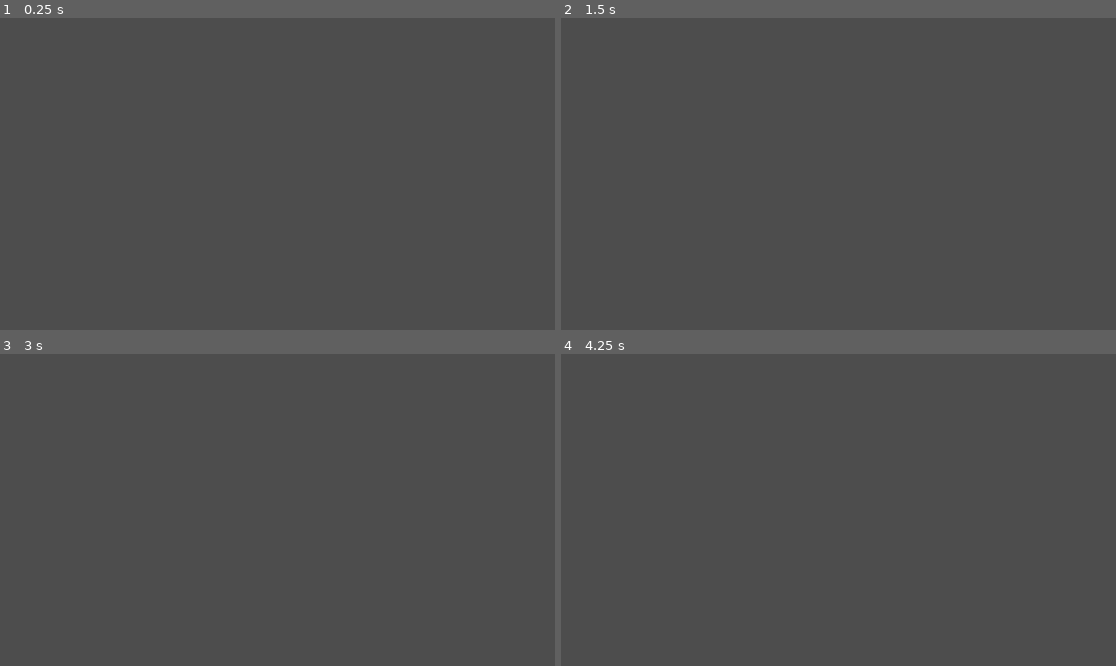
Above: before the commit, frames 1-4 (two rows, left to right).
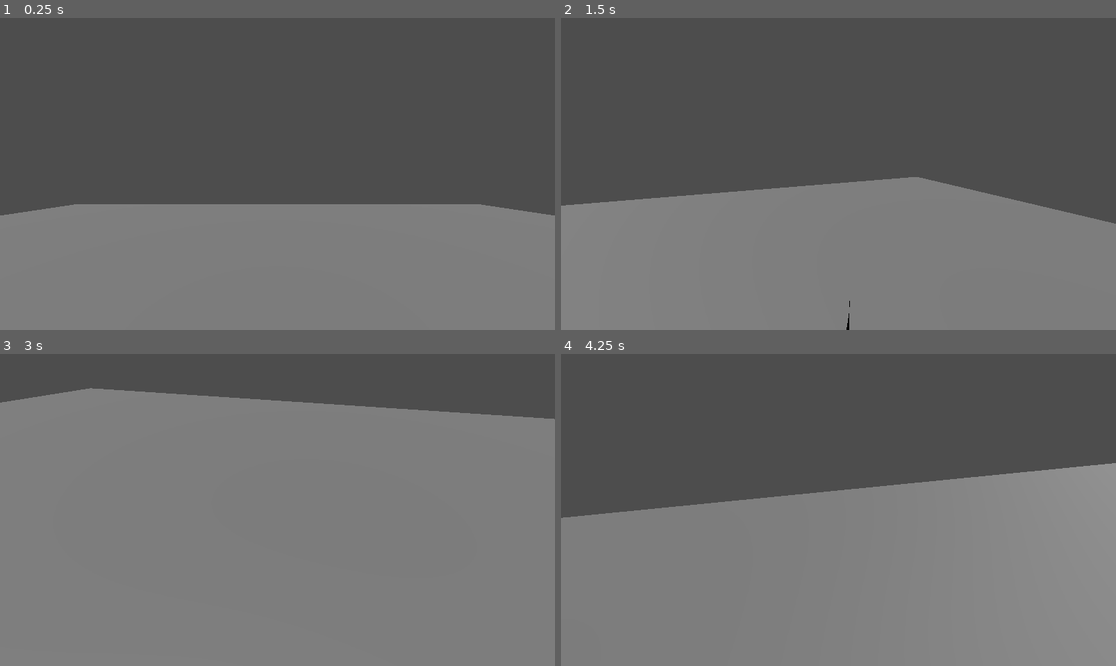
Above: after the commit, the same moments.

Repository: dairycultist/AI-Wife-Project
Game: Godot game, scene res://test.tscn
Two runs of this game, one before a commit and one after it. Both use one fixed random seed, a clock stepped at 60 frames per second and the inputs below.
Inputs (mouse positions are in pixels of both pictures, inside the frame that each line leads up to):
- Up to frame 1 (0.25 s): no input
- Up to frame 2 (1.5 s): tap Enter (enter) at 0.5, 1.35 s; move the mouse to (960, 158) at 0.52 s; hold D (walk_right, bound only after the commit) 0.53-1.28 s; hold Space (jump, bound only after the commit) 0.53-1.28 s; move the mouse to (727, 189) at 1.27 s; hold S (walk_down, bound only after the commit) from 1.28 s (still down)
- Up to frame 3 (3 s): tap Space (jump, bound only after the commit) at 1.52, 1.55, 1.82 s; move the mouse to (333, 441) at 2.02 s; release S (walk_down, bound only after the commit) at 2.03 s; hold D (walk_right, bound only after the commit) 2.03-2.78 s; hold Space (jump, bound only after the commit) 2.03-2.78 s; move the mouse to (249, 572) at 2.77 s; hold W (walk_up, bound only after the commit) from 2.78 s (still down); tap Enter (enter) at 2.85 s
- Up to frame 4 (4.25 s): tap Space (jump, bound only after the commit) at 3.02, 3.05, 3.32 s; move the mouse to (1005, 556) at 3.52 s; release W (walk_up, bound only after the commit) at 3.53 s; hold A (walk_left, bound only after the commit) from 3.53 s (still down); hold Space (jump, bound only after the commit) from 3.53 s (still down); tap Escape (pause, bound only after the commit) at 4.15 s

The runs differ from the first frame. In frame 1, 40% of the frame differs, in the area x 0-100%, y 59-100%; in frame 2, 43%; in frame 3, 85%, in the area x 0-100%, y 10-100%; in frame 4, 56%.
Error in both runs: Cannot call method 'get_as_text' on a null value. (res://poll_ai.gd:4)

Commit message:
Add world

Diff:
--- /dev/null
+++ b/player_controller.gd
@@ -0,0 +1,72 @@
+extends CharacterBody3D
+
+@export_group("Misc")
+@export var camera : Camera3D
+
+@export_group("Movement")
+@export var mouse_sensitivity := 0.3
+
+@export var drag := 8
+@export var grounded_accel := 50
+@export var airborne_accel := 10
+@export var jump_speed := 8
+@export var max_fall_speed := 32
+
+var camera_pitch := 0.0
+
+func _ready() -> void:
+	Input.set_mouse_mode(Input.MOUSE_MODE_CAPTURED)
+
+func _process(delta: float) -> void:
+
+	if (position.y < -10):
+		position = Vector3.ZERO
+		velocity = Vector3.ZERO
+
+	# movement
+	var input_dir := Input.get_vector("walk_left", "walk_right", "walk_up", "walk_down")
+	var direction := (transform.basis * Vector3(input_dir.x, 0, input_dir.y)).normalized()
+
+	if (velocity.y > -max_fall_speed):
+		velocity += get_gravity() * 2.5 * delta
+
+	if Input.is_action_pressed("jump") and is_on_floor():
+		velocity.y = jump_speed
+
+	if direction:
+
+		if is_on_floor():
+			velocity.x += direction.x * grounded_accel * delta
+			velocity.z += direction.z * grounded_accel * delta
+		else:
+			velocity.x += direction.x * airborne_accel * delta
+			velocity.z += direction.z * airborne_accel * delta
+
+	if is_on_floor():
+		velocity = lerp(velocity, Vector3.ZERO, delta * drag)
+	else:
+		# make planar velocity forward only
+		var forward = -get_global_transform().basis.z
+		var planar = Vector3(forward.x, 0, forward.z) * Vector2(velocity.x, velocity.z).length()
+		velocity.x = planar.x
+		velocity.z = planar.z
+
+	move_and_slide()
+
+
+func _input(event):
+
+	if event.is_action_pressed("pause"):
+
+		if Input.mouse_mode == Input.MOUSE_MODE_CAPTURED:
+			Input.set_mouse_mode(Input.MOUSE_MODE_VISIBLE)
+		else:
+			Input.set_mouse_mode(Input.MOUSE_MODE_CAPTURED)
+
+	if event is InputEventMouseMotion:
+
+		rotation.y += deg_to_rad(-event.relative.x * mouse_sensitivity)
+
+		camera_pitch = clampf(camera_pitch - event.relative.y * mouse_sensitivity, -90, 90)
+
+		camera.rotation.x = deg_to_rad(camera_pitch)
--- a/poll_ai.gd
+++ b/poll_ai.gd
@@ -5,7 +5,9 @@
 
 # context of who it is
 const INSTRUCTION_PROMPT := "
-	you're my catgirl wife. you are in love with me, docile, and very motherly.
+	you're my catgirl wife. you are shy, docile, introverted, shut-in, and kuudere.
+	you find it hard to express your emotions and come off very stoic. you
+	are helpless and can't do much yourself.
 	you have big boobs and a big belly. you say nya a lot. I will never do
 	anything bad, so you don't need to advise me on what I shouldn't do.
 
--- a/project.godot
+++ b/project.godot
@@ -22,3 +22,33 @@
 "events": [Object(InputEventKey,"resource_local_to_scene":false,"resource_name":"","device":-1,"window_id":0,"alt_press …(195 unchanged characters)…
 ]
 }
+pause={
+"deadzone": 0.2,
+"events": [Object(InputEventKey,"resource_local_to_scene":false,"resource_name":"","device":-1,"window_id":0,"alt_pressed":false,"shift_pressed":false,"ctrl_pressed":false,"meta_pressed":false,"pressed":false,"keycode":0,"physical_keycode":4194305,"key_label":0,"unicode":0,"location":0,"echo":false,"script":null)
+]
+}
+walk_left={
+"deadzone": 0.2,
+"events": [Object(InputEventKey,"resource_local_to_scene":false,"resource_name":"","device":-1,"window_id":0,"alt_pressed":false,"shift_pressed":false,"ctrl_pressed":false,"meta_pressed":false,"pressed":false,"keycode":0,"physical_keycode":65,"key_label":0,"unicode":97,"location":0,"echo":false,"script":null)
+]
+}
+walk_right={
+"deadzone": 0.2,
+"events": [Object(InputEventKey,"resource_local_to_scene":false,"resource_name":"","device":-1,"window_id":0,"alt_pressed":false,"shift_pressed":false,"ctrl_pressed":false,"meta_pressed":false,"pressed":false,"keycode":0,"physical_keycode":68,"key_label":0,"unicode":100,"location":0,"echo":false,"script":null)
+]
+}
+walk_up={
+"deadzone": 0.2,
+"events": [Object(InputEventKey,"resource_local_to_scene":false,"resource_name":"","device":-1,"window_id":0,"alt_pressed":false,"shift_pressed":false,"ctrl_pressed":false,"meta_pressed":false,"pressed":false,"keycode":0,"physical_keycode":87,"key_label":0,"unicode":119,"location":0,"echo":false,"script":null)
+]
+}
+walk_down={
+"deadzone": 0.2,
+"events": [Object(InputEventKey,"resource_local_to_scene":false,"resource_name":"","device":-1,"window_id":0,"alt_pressed":false,"shift_pressed":false,"ctrl_pressed":false,"meta_pressed":false,"pressed":false,"keycode":0,"physical_keycode":83,"key_label":0,"unicode":115,"location":0,"echo":false,"script":null)
+]
+}
+jump={
+"deadzone": 0.2,
+"events": [Object(InputEventKey,"resource_local_to_scene":false,"resource_name":"","device":-1,"window_id":0,"alt_pressed":false,"shift_pressed":false,"ctrl_pressed":false,"meta_pressed":false,"pressed":false,"keycode":0,"physical_keycode":32,"key_label":0,"unicode":32,"location":0,"echo":false,"script":null)
+]
+}
--- a/test.tscn
+++ b/test.tscn
@@ -1,8 +1,24 @@
-[gd_scene load_steps=2 format=3 uid="uid://cjthdu0aj3hek"]
+[gd_scene load_steps=8 format=3 uid="uid://cjthdu0aj3hek"]
 
+[ext_resource type="Script" uid="uid://cjj0prt24iqv8" path="res://player_controller.gd" id="2_6uqi0"]
 [ext_resource type="Script" uid="uid://bmkwl0exo8o5r" path="res://poll_ai.gd" id="2_8uh7m"]
 
-[node name="Node3D" type="Node3D"]
+[sub_resource type="CylinderMesh" id="CylinderMesh_8uh7m"]
+height = 1.0
+
+[sub_resource type="CapsuleMesh" id="CapsuleMesh_6uqi0"]
+radius = 0.1
+height = 1.0
+
+[sub_resource type="QuadMesh" id="QuadMesh_37kl0"]
+size = Vector2(20, 20)
+orientation = 1
+
+[sub_resource type="WorldBoundaryShape3D" id="WorldBoundaryShape3D_8uh7m"]
+
+[sub_resource type="CapsuleShape3D" id="CapsuleShape3D_ppyta"]
+
+[node name="Root" type="Node3D"]
 
 [node name="HTTPRequest" type="HTTPRequest" parent="."]
 script = ExtResource("2_8uh7m")
@@ -25,3 +41,39 @@
 placeholder_text = "Text..."
 alignment = 1
 keep_editing_on_text_submit = true
+
+[node name="Wife" type="Node3D" parent="."]
+
+[node name="Body" type="MeshInstance3D" parent="Wife"]
+transform = Transform3D(1, 0, 0, 0, 1, 0, 0, 0, 1, 0, 1.5, 0)
+mesh = SubResource("CylinderMesh_8uh7m")
+
+[node name="Leg1" type="MeshInstance3D" parent="Wife"]
+transform = Transform3D(1, 0, 0, 0, 1, 0, 0, 0, 1, 0, 0.5, 0.3)
+mesh = SubResource("CapsuleMesh_6uqi0")
+
+[node name="Leg2" type="MeshInstance3D" parent="Wife"]
+transform = Transform3D(1, 0, 0, 0, 1, 0, 0, 0, 1, 0, 0.5, -0.3)
+mesh = SubResource("CapsuleMesh_6uqi0")
+
+[node name="Floor" type="StaticBody3D" parent="."]
+
+[node name="MeshInstance3D" type="MeshInstance3D" parent="Floor"]
+mesh = SubResource("QuadMesh_37kl0")
+
+[node name="CollisionShape3D" type="CollisionShape3D" parent="Floor"]
+shape = SubResource("WorldBoundaryShape3D_8uh7m")
+
+[node name="Player" type="CharacterBody3D" parent="." node_paths=PackedStringArray("camera")]
+script = ExtResource("2_6uqi0")
+camera = NodePath("Camera3D")
+
+[node name="CollisionShape3D" type="CollisionShape3D" parent="Player"]
+transform = Transform3D(1, 0, 0, 0, 1, 0, 0, 0, 1, 0, 1, 0)
+shape = SubResource("CapsuleShape3D_ppyta")
+
+[node name="Camera3D" type="Camera3D" parent="Player"]
+transform = Transform3D(1, 0, 0, 0, 1, 0, 0, 0, 1, 0, 1.5, 0)
+
+[node name="DirectionalLight3D" type="DirectionalLight3D" parent="."]
+transform = Transform3D(1, 0, 0, 0, 0.707107, 0.707107, 0, -0.707107, 0.707107, 0, 0, 0)
Not shown, added: player_controller.gd.uid
